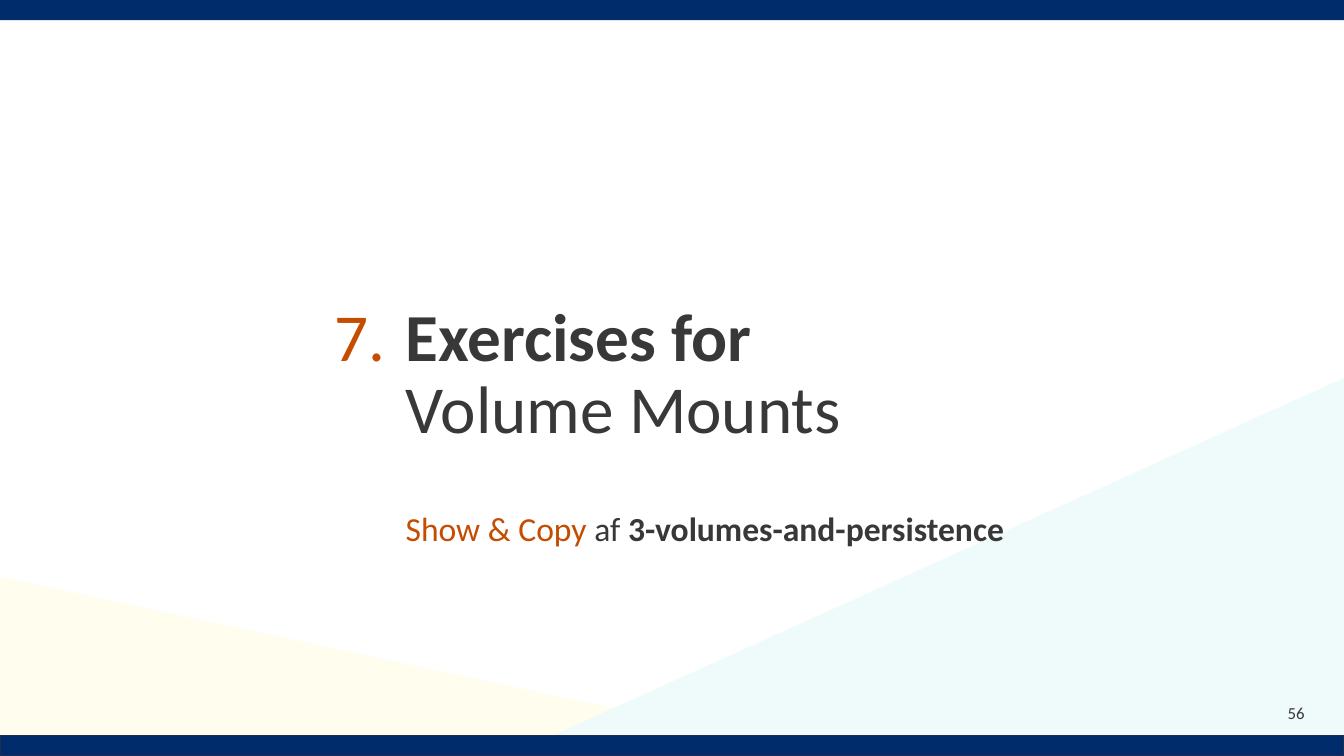
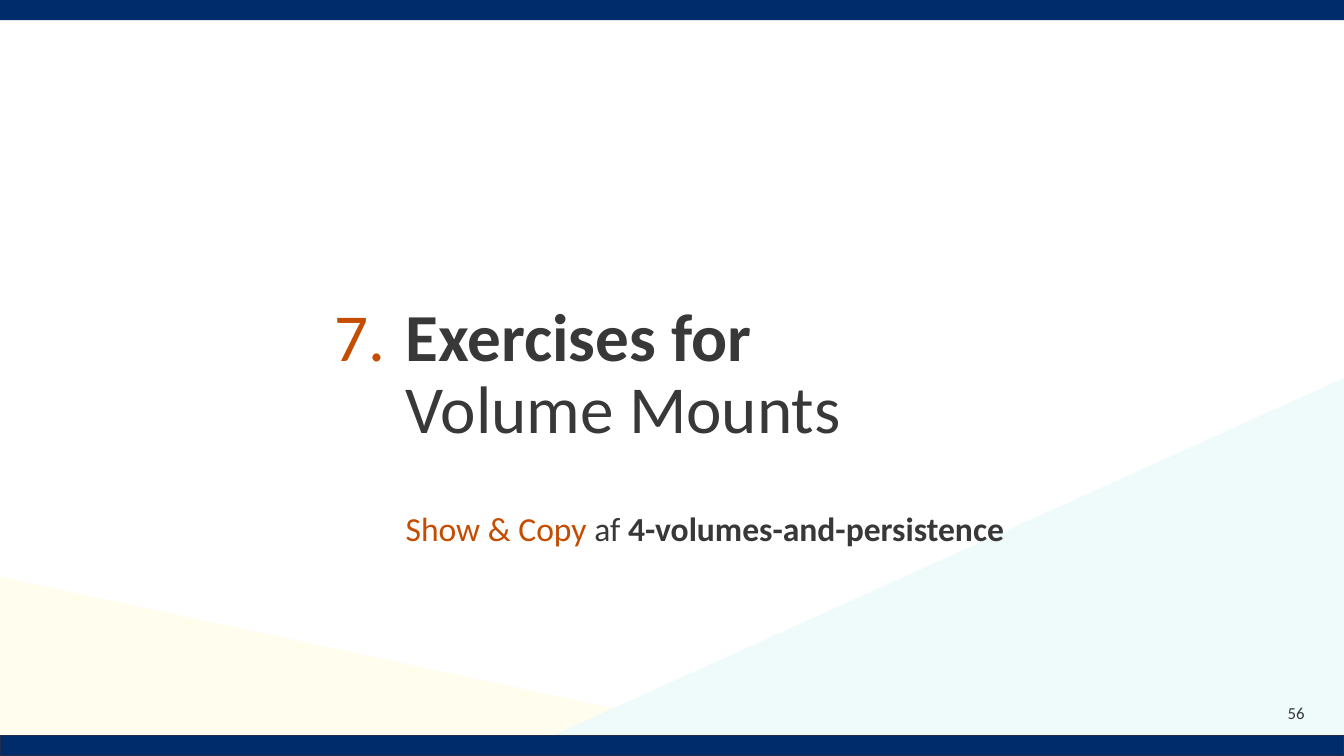
Before and after one commit to Notalib/workshop-kubernetes, a slide deck: slide 56 of Kubernetes_workshop.pptx. Drawn at 1344x756 pixels with LibreOffice and Linux fonts; fonts in the diff are those of the drawing; background and template pictures are left out. Boxes give left, top, right and bottom in pixels: in the first picture for what was removed or moved away, otherwise in the second. Text is boxed around its words. In the diff, an @@ line names an element or a change of style, - is before the commit and + after.

```diff
--- a/Kubernetes_workshop.pptx
+++ b/Kubernetes_workshop.pptx
@@ text at box(406, 517, 1004, 547): text changed @@
-Show & Copy af 3-volumes-and-persistence
+Show & Copy af 4-volumes-and-persistence
```
Also in this commit, not shown: 7 other slides changed.
